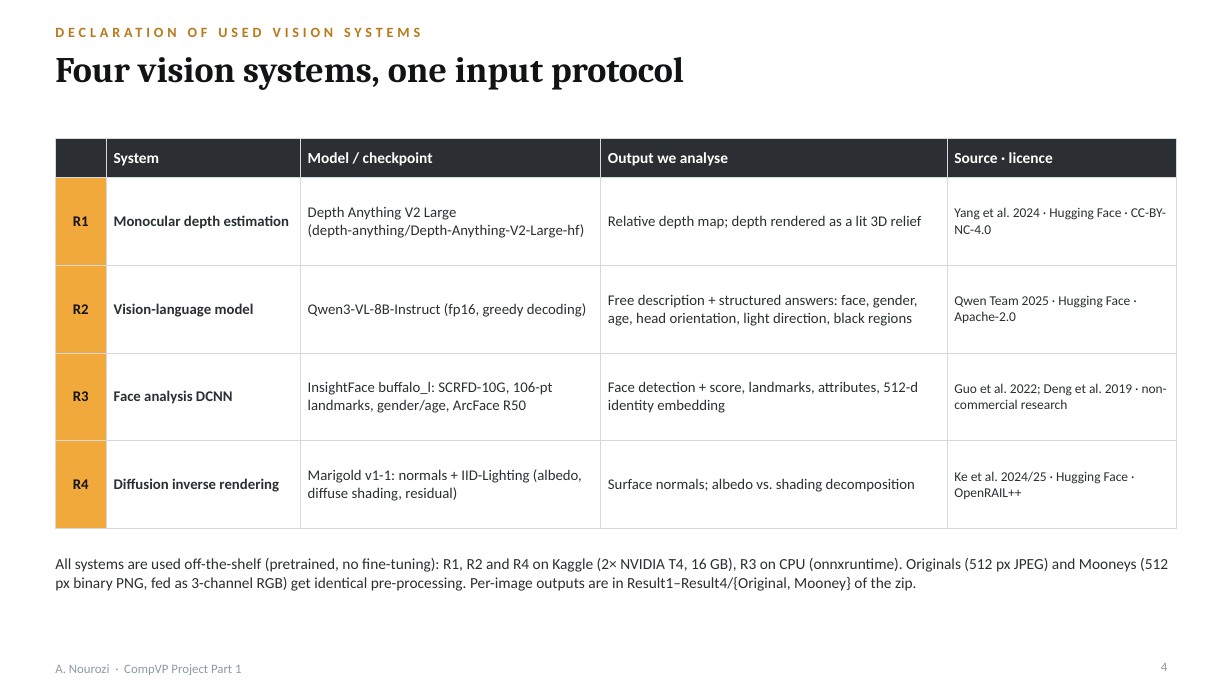
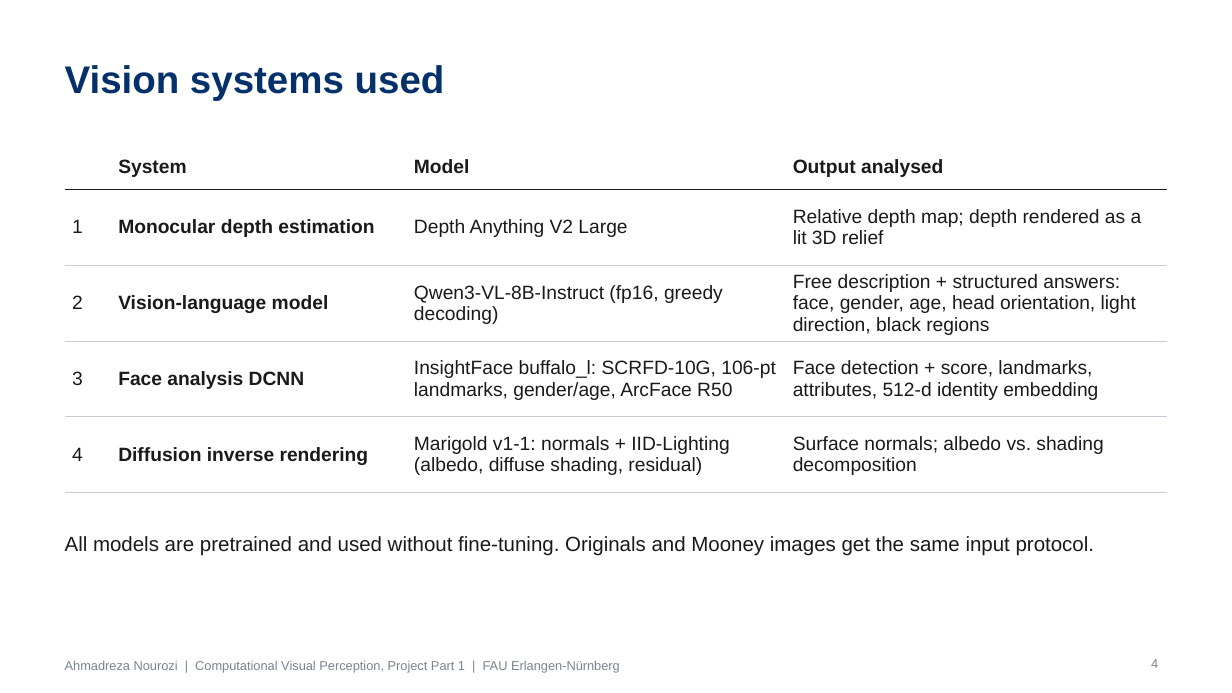
Before and after one commit to Ahmadrezanourozii/computer-vision-models-project, a slide deck: slide 4 of deliverables/Nourozi_23726011_CompVP_Part1.pptx. Drawn at 1232x693 pixels with LibreOffice and Linux fonts; fonts in the diff are those of the drawing. Boxes give left, top, right and bottom in pixels: in the first picture for what was removed or moved away, otherwise in the second. Text is boxed around its words. In the diff, an @@ line names an element or a change of style, - is before the commit and + after.

```diff
--- a/deliverables/Nourozi_23726011_CompVP_Part1.pptx
+++ b/deliverables/Nourozi_23726011_CompVP_Part1.pptx
@@ text removed at [55,18,795,44] @@
-DECLARATION OF USED VISION SYSTEMS
@@ title "Vision systems used" at [65,65,445,101]: vertical alignment top to middle @@
@@ title at [65,65,445,101]: text changed; size 28 to 30 pt; font Cambria to Arial; text colour #111315 to #04316A @@
-Four vision systems, one input protocol
+Vision systems used
@@ table at [65,143,1167,479] @@
-column 1:  | R1 | R2 | R3 | R4
+column 1:  | 1 | 2 | 3 | 4
-column 3: Model / checkpoint | Depth Anything V2 Large (depth-anything/Depth-Anything-V2-Large-hf) | Qwen3-VL-8B-Instruct (fp16, greedy decoding) | InsightFace buffalo_l: SCRFD-10G, 106-pt landmarks, gender/age, ArcFace R50 | Marigold v1-1: normals + IID-Lighting (albedo, diffuse shading, residual)
-column 4: Output we analyse | Relative depth map; depth rendered as a lit 3D relief | Free description + structured answers: face, gender, age, head orientation, light direction, black regions | Face detection + score, landmarks, attributes, 512-d identity embedding | Surface normals; albedo vs. shading decomposition
-column 5: Source · licence | Yang et al. 2024 · Hugging Face · CC-BY-NC-4.0 | Qwen Team 2025 · Hugging Face · Apache-2.0 | Guo et al. 2022; Deng et al. 2019 · non-commercial research | Ke et al. 2024/25 · Hugging Face · OpenRAIL++
+column 3: Model | Depth Anything V2 Large | Qwen3-VL-8B-Instruct (fp16, greedy decoding) | InsightFace buffalo_l: SCRFD-10G, 106-pt landmarks, gender/age, ArcFace R50 | Marigold v1-1: normals + IID-Lighting (albedo, diffuse shading, residual)
+column 4: Output analysed | Relative depth map; depth rendered as a lit 3D relief | Free description + structured answers: face, gender, age, head orientation, light direction, black regions | Face detection + score, landmarks, attributes, 512-d identity embedding | Surface normals; albedo vs. shading decomposition
@@ table: place and size @@
-table at [55,139,1177,505]
+table at [65,143,1167,479]
@@ text added at [65,536,1094,556], 16 pt, text #1A1A1A @@
+All models are pretrained and used without fine-tuning. Originals and Mooney images get the same input protocol.
@@ text removed at [55,558,1168,591] @@
-All systems are used off-the-shelf (pretrained, no fine-tuning): R1, R2 and R4 on Kaggle (2× NVIDIA T4, 16 GB), R3 on CPU (onnxruntime). Originals (512 px JPEG) and Mooneys (512 px binary PNG, fed as 3-channel RGB) get identical pre-processing. Per-image outputs are in Result1–Result4/{Original, Mooney} of the zip.
@@ page number: place and size @@
-page number at [1161,663,1167,671]
+page number at [1151,659,1158,668]
@@ page number at [1151,659,1158,668]: font Calibri to Arial, text colour #8E9AA3 to #7A8590 @@
@@ text at [65,660,620,673]: text changed; font Calibri to Arial; text colour #8E9AA3 to #7A8590 @@
-A. Nourozi · CompVP Project Part 1
+Ahmadreza Nourozi | Computational Visual Perception, Project Part 1 | FAU Erlangen-Nürnberg
```
Also in this commit, not shown: 13 other slides changed, 3 other files.
